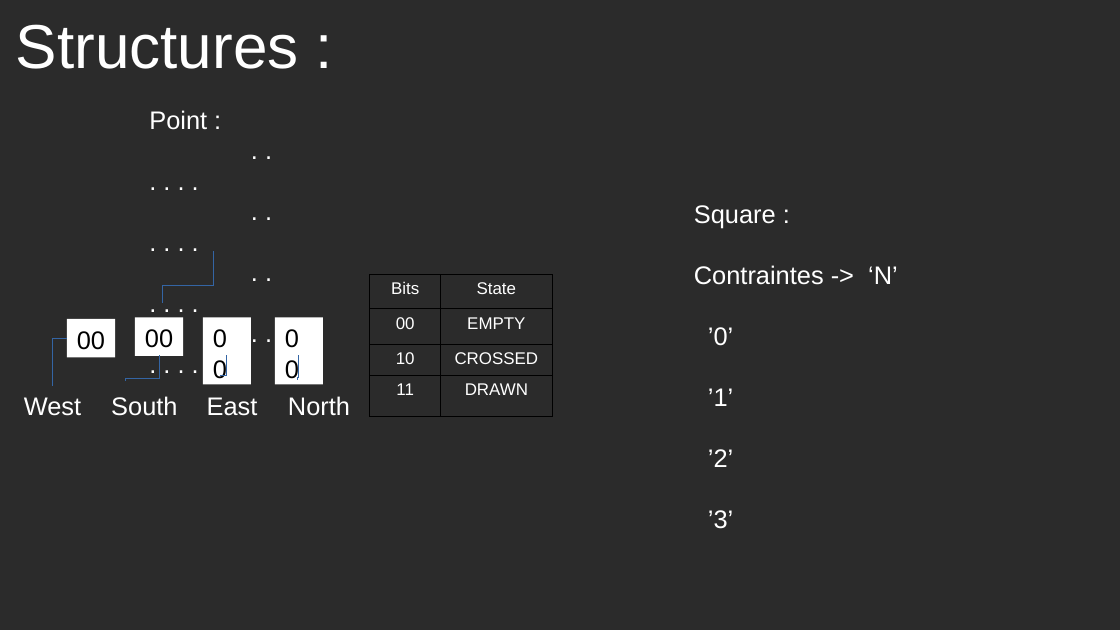
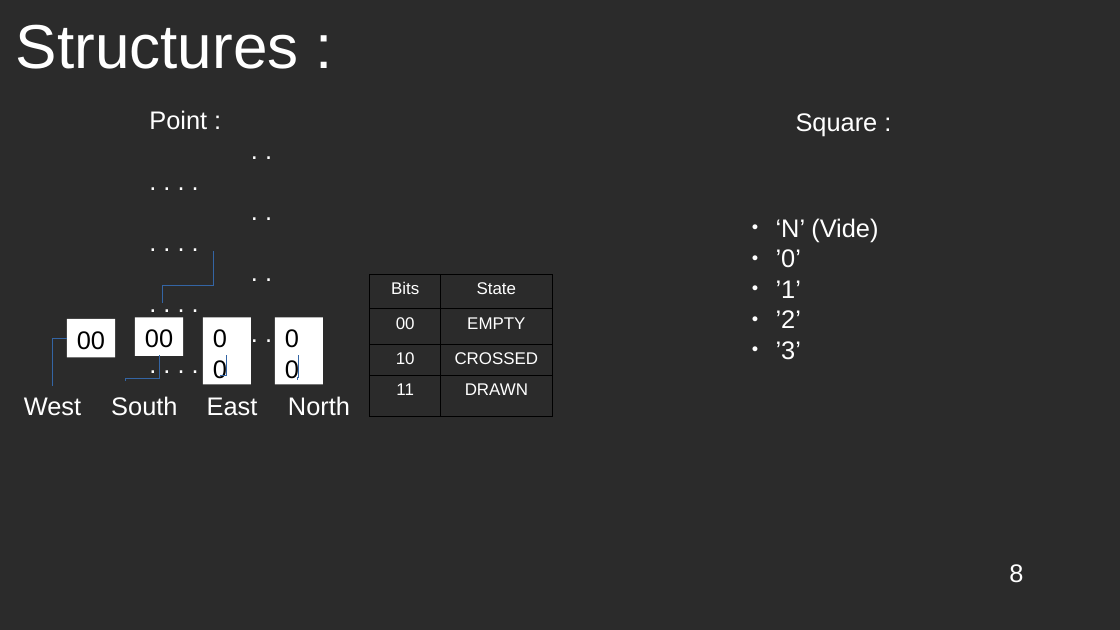
Before and after one commit to Aquaj/slitherlink-solver, a slide deck: slide 8 of slitherlink/doc/Presentation.odp (slide 7 before the commit). Drawn at 1120x630 pixels with LibreOffice and Linux fonts; fonts in the diff are those of the drawing; background and template pictures are left out; a plain dark background stands for a picture behind light text. Boxes give left, top, right and bottom in pixels: in the first picture for what was removed or moved away, otherwise in the second. Text is boxed around its words. In the diff, an @@ line names an element or a change of style, - is before the commit and + after.

```diff
--- a/slitherlink/doc/Presentation.odp
+++ b/slitherlink/doc/Presentation.odp
@@ text added at (x1=796, y1=113, x2=878, y2=137), 18 pt, text #FFFFFF @@
+Square :
@@ text "‘N’ (Vide)" moved from (x1=694, y1=205, x2=898, y2=529) to (x1=776, y1=218, x2=878, y2=360) @@
@@ text at (x1=776, y1=218, x2=878, y2=242): text changed @@
-Square :
-Contraintes -> ‘N’
+● ‘N’ (Vide)
@@ text at (x1=776, y1=249, x2=801, y2=360): bullet none to ● @@
@@ page number added at (x1=1009, y1=564, x2=1023, y2=583), 18 pt, text #FFFFFF @@
+8
```
Also in this commit, not shown: 15 other slides changed, 5 slides added, 3 slides removed.
